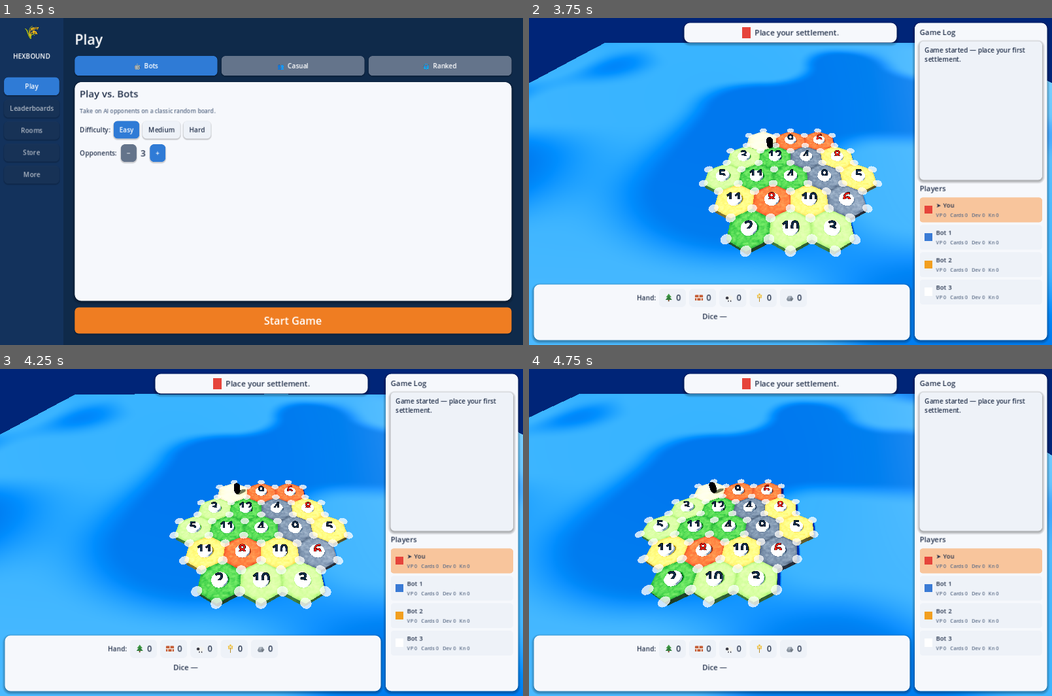
Above: before the commit, frames 1-4 (two rows, left to right).
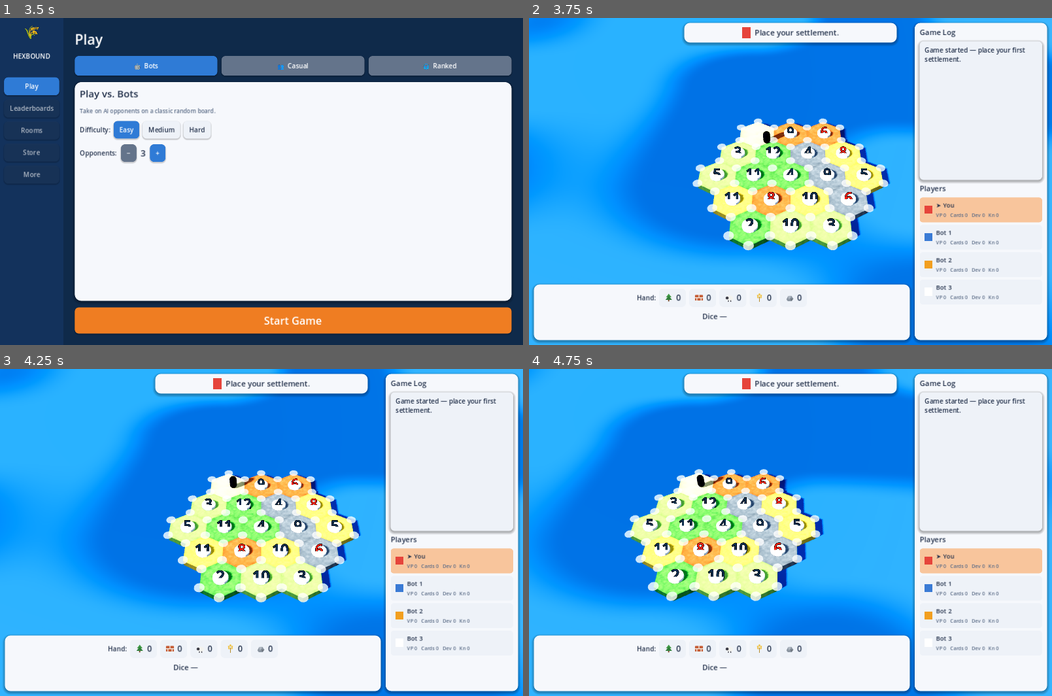
Above: after the commit, the same moments.

Repository: TotalArthur/FarmRush
Game: Godot game, scene res://scenes/Main.tscn
Same seed, same stepped clock (60 frames per second), same inputs: the game is played once before the commit and once after it.
Inputs (mouse positions are in pixels of both pictures, inside the frame that each line leads up to):
- Up to frame 1 (3.5 s): click "Play" at 0.5 s; click "Play" at 1.25 s; click "Easy" at 2 s; click "Easy" at 2.75 s
- Up to frame 2 (3.75 s): click "Start Game" at 3.5 s
- Up to frame 3 (4.25 s): no input
- Up to frame 4 (4.75 s): move the mouse to (905, 516) at 4.27 s; hold Right (ui_right) from 4.28 s (still down); click (905, 516) at 4.42 s

Frame 1 is identical in both runs. In frame 2, 24% of the frame differs, in the area x 0-100%, y 0-100%; in frame 3, 24%; in frame 4, 26%.

Commit message:
Toy-box environment pass: Forward+, dramatic low-sun shadows, SSAO, diorama cam
Switch the default renderer to Forward+ (Vulkan) so the premium effects actually
run; mobile/web keep the Compatibility fallback. Custom shaders run on both.

Lighting (Game3DWorld._setup_light):
- Low-angle warm-cream key sun for long, dramatic raking shadows; small angular
  distance for distinct geometric shadow edges, plus a soft cool fill light.
- project.godot: 4096 directional shadow map, high soft-shadow filter quality,
  4x MSAA for clean toy edges.

Environment (Game3DWorld._setup_environment):
- SSAO pushed hard (intensity 4, radius 1.5, power 2) for deep, rich contact
  shadows in the seams between the chunky tiles.
- ACES tonemap + color grading: saturation 1.15, contrast 1.08, exposure 0.95.
- Subtle bloom. (SSAO/glow guarded behind a Vulkan RenderingDevice.)

Materials (BoardView3D._terrain_material):
- Polished satin cartoon finish (roughness ~0.4–0.5; Ore glossier/metallic) and
  bright saturated colors (lush forest green, terracotta brick, golden wheat).
  Eased off the in-shader edge darken since SSAO now does the crevices.

Camera (CameraRig3D):
- Tight 47° isometric tilt, low FOV (40) with extra pull-back for an
  orthographic-like telephoto "miniature diorama" feel.

Core rules engine + networking untouched. Verified: clean import and a GL-
fallback render/live run with no errors (SSAO/bloom/grading require Forward+).

Co-Authored-By: Claude Opus 4.8 <noreply@anthropic.com>
Claude-Session: https://claude.ai/code/session_01EeaUzE1kz2DtZ3Ndp3Eh8x

Diff:
--- a/godot/project.godot
+++ b/godot/project.godot
@@ -25,6 +25,12 @@
 
 [rendering]
 
-renderer/rendering_method="gl_compatibility"
+; Forward+ for the premium desktop/Steam look (SSAO, glow, color grading).
+; Mobile/web fall back to the Compatibility renderer automatically.
+renderer/rendering_method="forward_plus"
 renderer/rendering_method.mobile="gl_compatibility"
+; Crisp-but-soft directional shadows + clean toy edges.
+lights_and_shadows/directional_shadow/size=4096
+lights_and_shadows/directional_shadow/soft_shadow_filter_quality=3
+anti_aliasing/quality/msaa_3d=2
 environment/defaults/default_clear_color=Color(0.06, 0.2, 0.36, 1)
--- a/godot/scripts/ui/BoardView3D.gd
+++ b/godot/scripts/ui/BoardView3D.gd
@@ -205,30 +205,25 @@
 	var cb: Color
 	var pattern := 0
 	var scale := 6.0
-	# Per-resource material feel: Ore is slightly metallic/glossy; Wheat and
-	# Desert stay fully matte and soft; the rest sit in between.
-	var rough_a := 0.92
-	var rough_b := 0.8
+	# Polished cartoon finish: smooth satin sheen (roughness ~0.4–0.5) with
+	# bright, saturated colors. Ore is a touch glossier/metallic.
+	var rough_a := 0.5
+	var rough_b := 0.4
 	var metallic := 0.0
 	match res:
-		Consts.Res.WOOD:
-			ca = Color("236b2a"); cb = Color("46a043"); pattern = 0; scale = 7.0
-			rough_a = 0.9; rough_b = 0.78
-		Consts.Res.SHEEP:
-			ca = Color("69b347"); cb = Color("97cf64"); pattern = 0; scale = 6.0
-			rough_a = 0.9; rough_b = 0.8
-		Consts.Res.WHEAT:
-			ca = Color("cf9c2a"); cb = Color("efc954"); pattern = 0; scale = 8.0
-			rough_a = 0.96; rough_b = 0.92   # completely matte, soft
-		Consts.Res.BRICK:
-			ca = Color("a8482a"); cb = Color("cf7044"); pattern = 1; scale = 6.0
-			rough_a = 0.82; rough_b = 0.66; metallic = 0.05
-		Consts.Res.ORE:
-			ca = Color("646c78"); cb = Color("9aa4af"); pattern = 1; scale = 6.0
-			rough_a = 0.55; rough_b = 0.36; metallic = 0.45   # glossy gleam
-		_: # desert (-1)
-			ca = Color("cbb277"); cb = Color("e6d4a0"); pattern = 2; scale = 5.0
-			rough_a = 0.97; rough_b = 0.93   # completely matte, soft
+		Consts.Res.WOOD:        # lush forest green
+			ca = Color("2f8f3b"); cb = Color("5cc24f"); pattern = 0; scale = 7.0
+		Consts.Res.SHEEP:       # bright pasture
+			ca = Color("7ec64a"); cb = Color("aee06a"); pattern = 0; scale = 6.0
+		Consts.Res.WHEAT:       # golden wheat
+			ca = Color("e6b52e"); cb = Color("ffd84a"); pattern = 0; scale = 8.0
+		Consts.Res.BRICK:       # bright terracotta
+			ca = Color("d2632f"); cb = Color("ef8c52"); pattern = 1; scale = 6.0
+		Consts.Res.ORE:         # clean stone with a gleam
+			ca = Color("7d8893"); cb = Color("b6bfc9"); pattern = 1; scale = 6.0
+			rough_a = 0.42; rough_b = 0.30; metallic = 0.30
+		_:                      # desert sand
+			ca = Color("e6cd86"); cb = Color("f6e6b0"); pattern = 2; scale = 5.0
 	m.set_shader_parameter("color_a", ca)
 	m.set_shader_parameter("color_b", cb)
 	m.set_shader_parameter("noise_scale", scale)
@@ -237,6 +232,9 @@
 	m.set_shader_parameter("rough_b", rough_b)
 	m.set_shader_parameter("metallic_amt", metallic)
 	m.set_shader_parameter("hex_radius", _r)
+	# SSAO now does the deep crevice shadows, so ease off the in-shader darken.
+	m.set_shader_parameter("edge_darken", 0.16)
+	m.set_shader_parameter("rim_strength", 0.14)
 	_mat_cache[key] = m
 	return m
 
--- a/godot/scripts/ui/CameraRig3D.gd
+++ b/godot/scripts/ui/CameraRig3D.gd
@@ -15,10 +15,11 @@
 ##   - Middle-drag    : orbit (yaw)
 ## Panning is clamped to the board's footprint so you can't lose the table.
 
-@export var pitch_degrees := 48.0
-@export var distance := 14.0
-@export var min_distance := 6.0
-@export var max_distance := 26.0
+@export var pitch_degrees := 47.0   # tight, dramatic isometric tilt
+@export var fov := 40.0             # low FOV -> telephoto "miniature diorama"
+@export var distance := 20.0
+@export var min_distance := 10.0
+@export var max_distance := 48.0
 @export var pan_speed := 9.0
 @export var zoom_step := 1.6
 @export var edge_scroll := true
@@ -42,6 +43,7 @@
 	arm.rotation_degrees = Vector3(-pitch_degrees, 0, 0)
 	add_child(arm)
 	camera = Camera3D.new()
+	camera.fov = fov
 	camera.position = Vector3(0, 0, distance)
 	# Depth of field needs the Forward+/Mobile renderer (a RenderingDevice).
 	# On gl_compatibility it's unsupported, so only enable it when available.
@@ -61,7 +63,8 @@
 	for c in board._hex_world:
 		span = max(span, Vector2(c.x, c.z).length())
 	_bounds = Rect2(Vector2(-span, -span), Vector2(span * 2.0, span * 2.0))
-	distance = clampf(span * 2.4, min_distance, max_distance)
+	# Low FOV needs more pull-back to frame the same board (telephoto look).
+	distance = clampf(span * 4.6, min_distance, max_distance)
 	camera.position.z = distance
 
 ## Smoothly drift the camera focus toward a world point (active player's
--- a/godot/scripts/ui/Game3DWorld.gd
+++ b/godot/scripts/ui/Game3DWorld.gd
@@ -87,48 +87,55 @@
 	env.ambient_light_color = Color(0.58, 0.70, 0.84)
 	env.ambient_light_energy = 0.45
 
-	# ACES tonemapping with a slightly reduced exposure for a rich, matte look.
+	# High-end color grading: ACES + a saturation/contrast pop so the cartoon
+	# colors read crisp and vibrant (no washed-out look).
 	env.tonemap_mode = Environment.TONE_MAPPER_ACES
-	env.tonemap_exposure = 0.85
+	env.tonemap_exposure = 0.95
 	env.tonemap_white = 1.0
+	env.adjustment_enabled = true
+	env.adjustment_saturation = 1.15
+	env.adjustment_contrast = 1.08
+	env.adjustment_brightness = 1.0
 
-	# Slight saturation boost for that vibrant "toy box" feel.
-	env.adjustment_enabled = true
-	env.adjustment_saturation = 1.18
-	env.adjustment_contrast = 1.03
-
-	# SSAO + glow need Forward+/Mobile (a RenderingDevice); guard for GL.
+	# SSAO + glow need Forward+/Mobile (a RenderingDevice); guarded so the GL
+	# fallback never errors. SSAO is pushed hard so the seams between the chunky
+	# hex tiles get deep, rich contact shadows (the key "physical board" look).
 	if RenderingServer.get_rendering_device() != null:
 		env.ssao_enabled = true
-		env.ssao_radius = 1.2
-		env.ssao_intensity = 2.2
+		env.ssao_radius = 1.5
+		env.ssao_intensity = 4.0
+		env.ssao_power = 2.0
 		env.ssao_detail = 1.0
-		# Bloom so emissive holograms / highlights bleed beautifully.
+		env.ssao_horizon = 0.06
+		# Subtle bloom so emissive holograms / rim highlights bleed nicely.
 		env.glow_enabled = true
-		env.glow_intensity = 0.35
-		env.glow_bloom = 0.15
-		env.glow_hdr_threshold = 0.9
+		env.glow_intensity = 0.30
+		env.glow_bloom = 0.10
+		env.glow_hdr_threshold = 1.0
 
 	we.environment = env
 	add_child(we)
 
 func _setup_light() -> void:
-	# Key light — soft, warm, not too strong.
+	# Key light — LOW-angle warm sun (Pummel Party look) for long, dramatic
+	# shadows raked across the tiles. Warm cream, bright but not overexposed.
 	var sun := DirectionalLight3D.new()
-	sun.rotation_degrees = Vector3(-52, -50, 0)
-	sun.light_energy = 0.8
-	sun.light_color = Color(1.0, 0.96, 0.88)
+	sun.rotation_degrees = Vector3(-27, -55, 0)   # low sun -> long shadows
+	sun.light_energy = 1.15
+	sun.light_color = Color(1.0, 0.94, 0.80)      # warm cream / soft gold
 	sun.shadow_enabled = true
 	sun.directional_shadow_mode = DirectionalLight3D.SHADOW_PARALLEL_4_SPLITS
-	sun.light_angular_distance = 2.5   # soft shadow edges
-	sun.shadow_blur = 2.0
+	sun.light_angular_distance = 0.6   # small => distinct, geometric shadow edges
+	sun.shadow_blur = 1.0
+	sun.shadow_bias = 0.04
+	sun.directional_shadow_max_distance = 60.0
 	add_child(sun)
 
-	# Cool fill light from the opposite side (no shadows) to open up the
-	# shaded faces — keeps the plastic-toy look from going muddy.
+	# Soft cool fill (no shadows) so the shaded faces don't go pitch black and
+	# SSAO can do the deep crevice work instead.
 	var fill := DirectionalLight3D.new()
-	fill.rotation_degrees = Vector3(-28, 130, 0)
-	fill.light_energy = 0.28
-	fill.light_color = Color(0.78, 0.86, 1.0)
+	fill.rotation_degrees = Vector3(-30, 120, 0)
+	fill.light_energy = 0.22
+	fill.light_color = Color(0.80, 0.88, 1.0)
 	fill.shadow_enabled = false
 	add_child(fill)
Binary file changed: godot/docs/preview.png
Not shown, changed: godot/README.md
